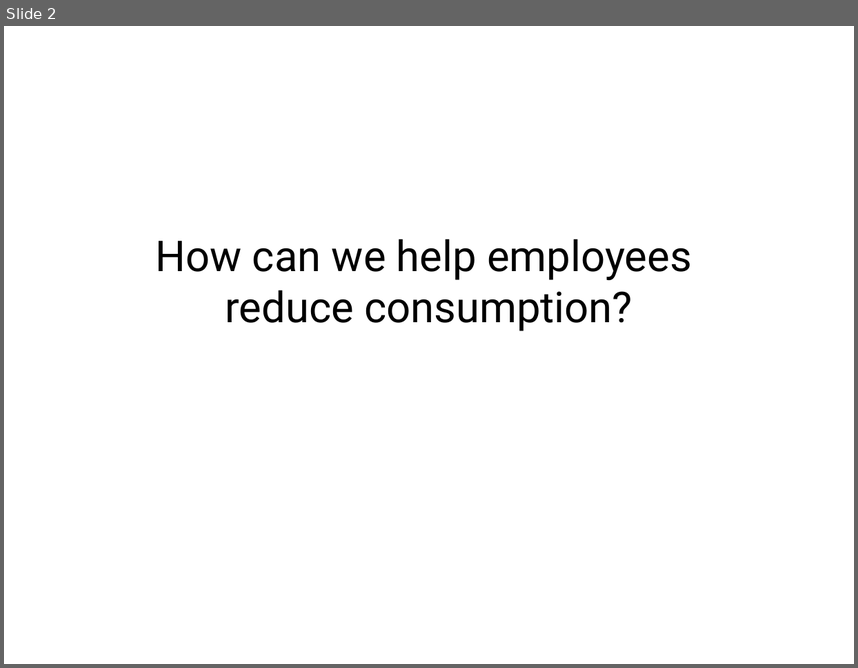
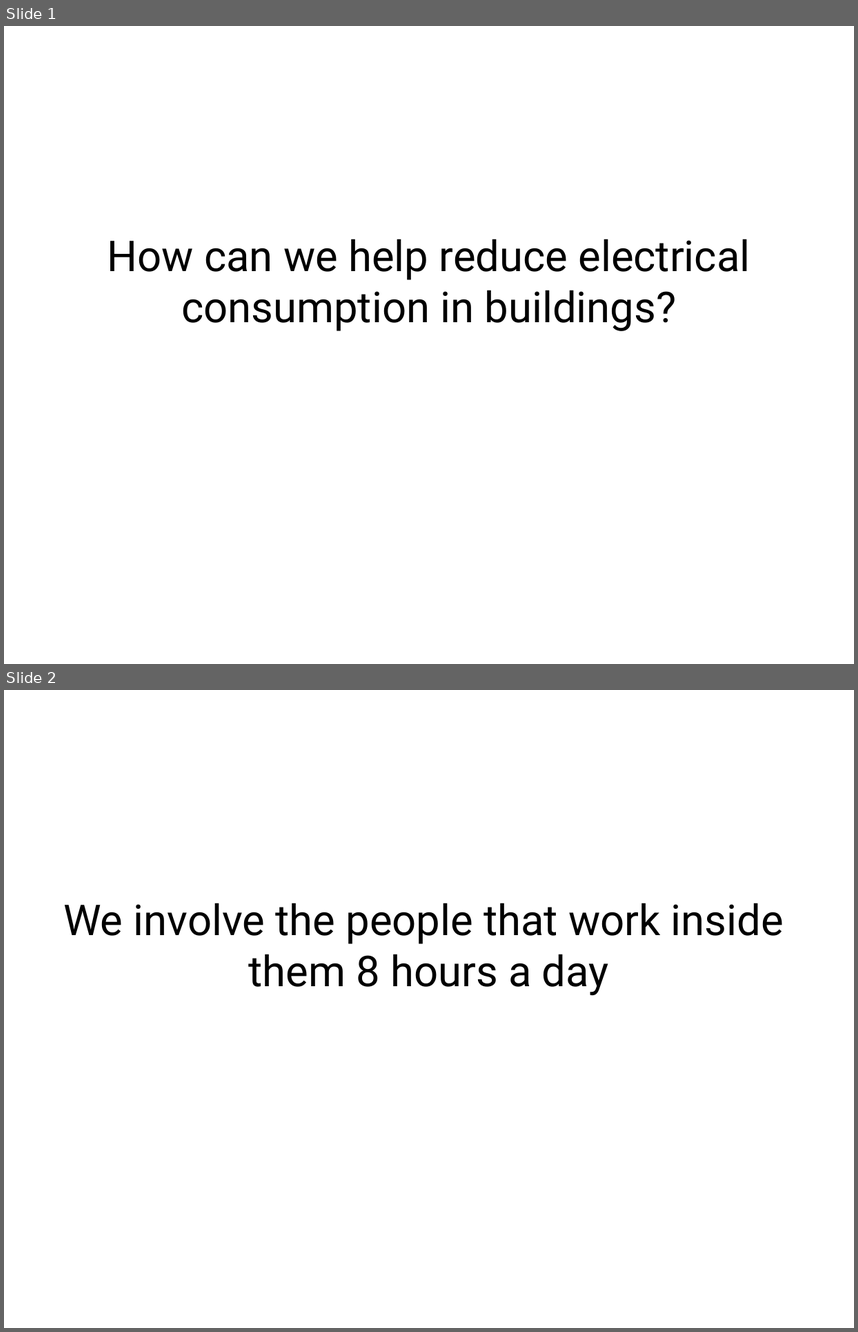
Before and after one commit to alan707/nudgesms, a slide deck: presentation_files/slideshare.pptx. Shown one above the other, each under a label of ours: slide 2 before the commit, slides 1 and 2 after it. The pictures are 858x668 and 858x1332 pixels, drawn with LibreOffice and Linux fonts; fonts in the diff are those of the drawing; background and template pictures are left out. Boxes give left, top, right and bottom in pixels: in the first picture for what was removed or moved away, otherwise in the second. Text is boxed around its words. In the diff, an @@ line names an element or a change of style, - is before the commit and + after.

```diff
--- a/presentation_files/slideshare.pptx
+++ b/presentation_files/slideshare.pptx
@@ slide 2 added at [4, 690, 854, 1328], background #FFFFFF @@
@@ text added at [63, 903, 784, 995], 36 pt, text #000000 @@
+We involve the people that work inside
+them 8 hours a day
@@ what was slide 2 is now slide 1 @@
@@ slide 1 changed as well @@
@@ text at [107, 239, 750, 331]: text changed @@
-How can we help employees
-reduce consumption?
+How can we help reduce electrical consumption in buildings?
```
Also in this commit, not shown: 4 other slides added, 1 slide removed, 5 other files.
